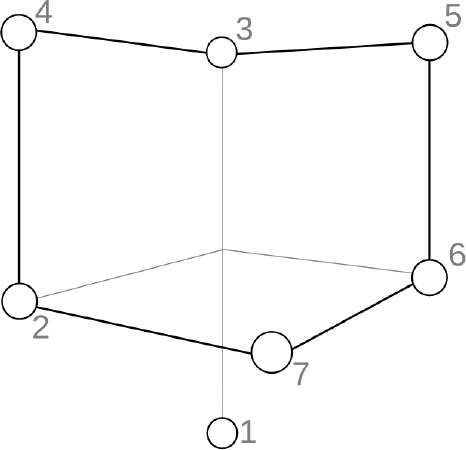
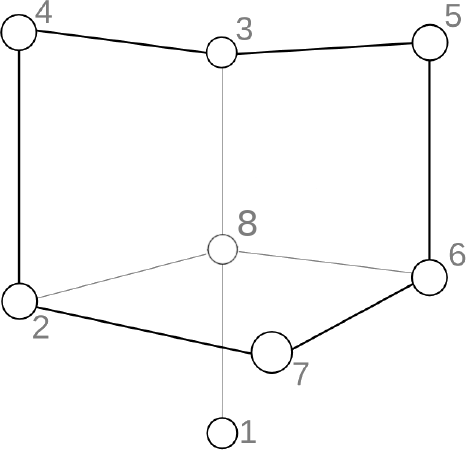
Layers edited between the first and the second 466 × 450 image:
added layer "8" above "Background" over [238, 210, 257, 236]
painted on "Background" over [206, 210, 257, 265]
